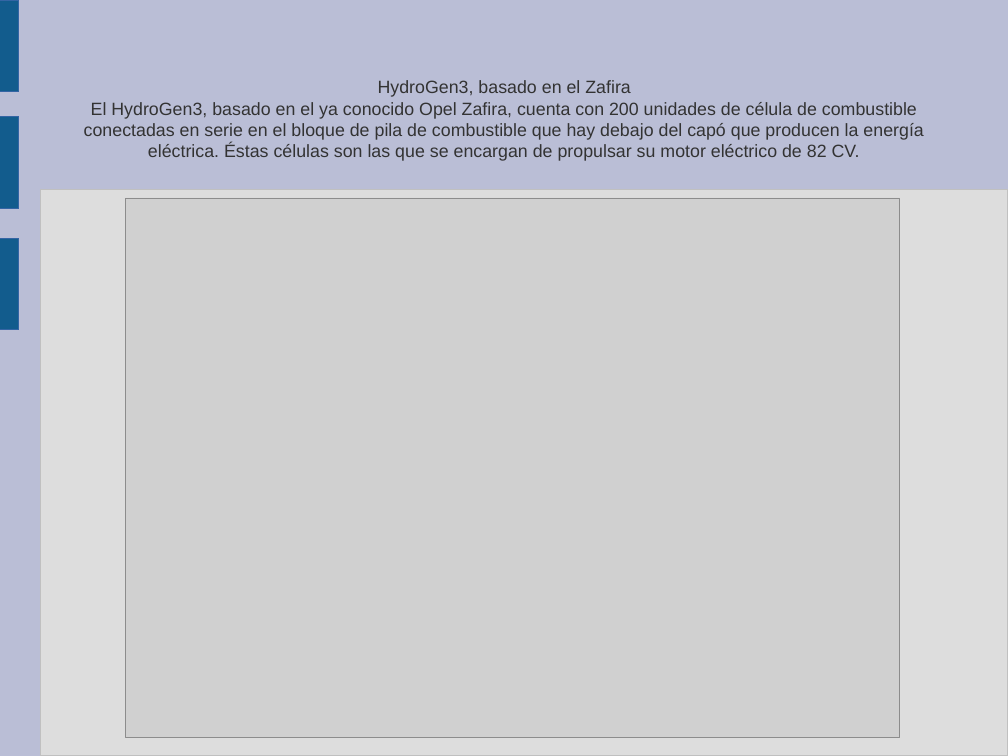
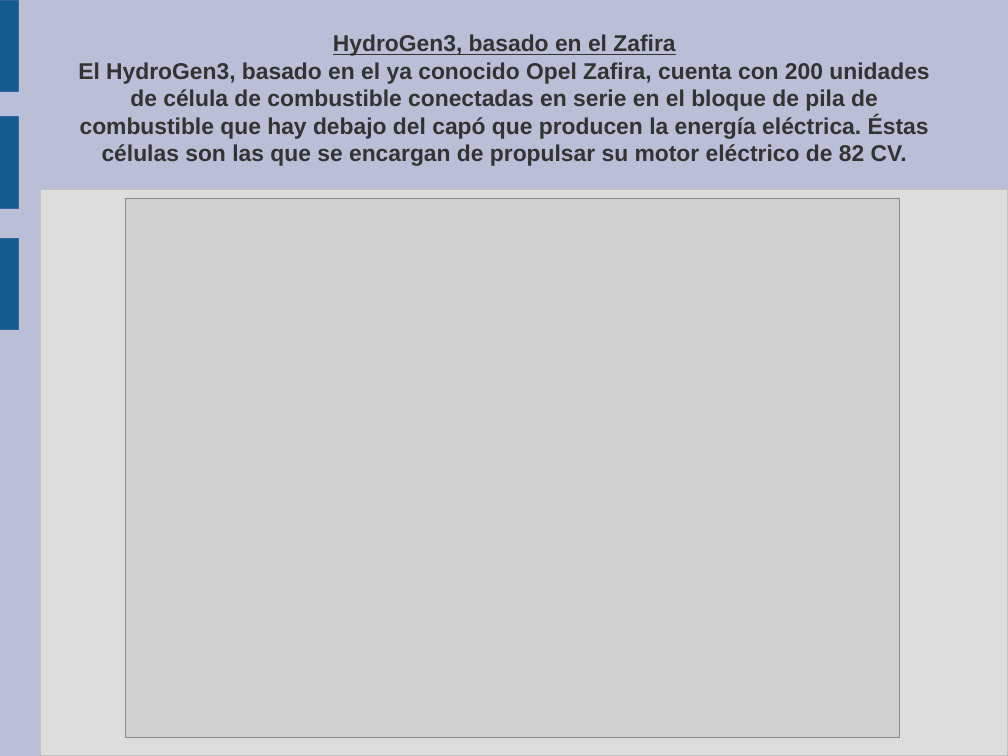
Before and after one commit to guanucoluis/proyecto5r1, a slide deck: slide 11 of Catedras/Tecnologia/MARCO.odp (slide 8 before the commit). Drawn at 1008x756 pixels with LibreOffice and Linux fonts; fonts in the diff are those of the drawing; grey boxes stand for pictures. Boxes give left, top, right and bottom in pixels: in the first picture for what was removed or moved away, otherwise in the second. Text is boxed around its words. In the diff, an @@ line names an element or a change of style, - is before the commit and + after.

```diff
--- a/Catedras/Tecnologia/MARCO.odp
+++ b/Catedras/Tecnologia/MARCO.odp
@@ title "HydroGen3, basado en el Zafira ...": place and size @@
-title "HydroGen3, basado en el Zafira ..." at (84, 80, 923, 161)
+title "HydroGen3, basado en el Zafira ..." at (78, 34, 929, 166)
@@ title "HydroGen3, basado en el Zafira ..." at (78, 34, 929, 166): size 14 to 18 pt, bold on; underline on in "HydroGen3, basado en el Zafira" @@
```
Also in this commit, not shown: 2 other slides changed, 8 slides added, 5 slides removed, 12 other files.
